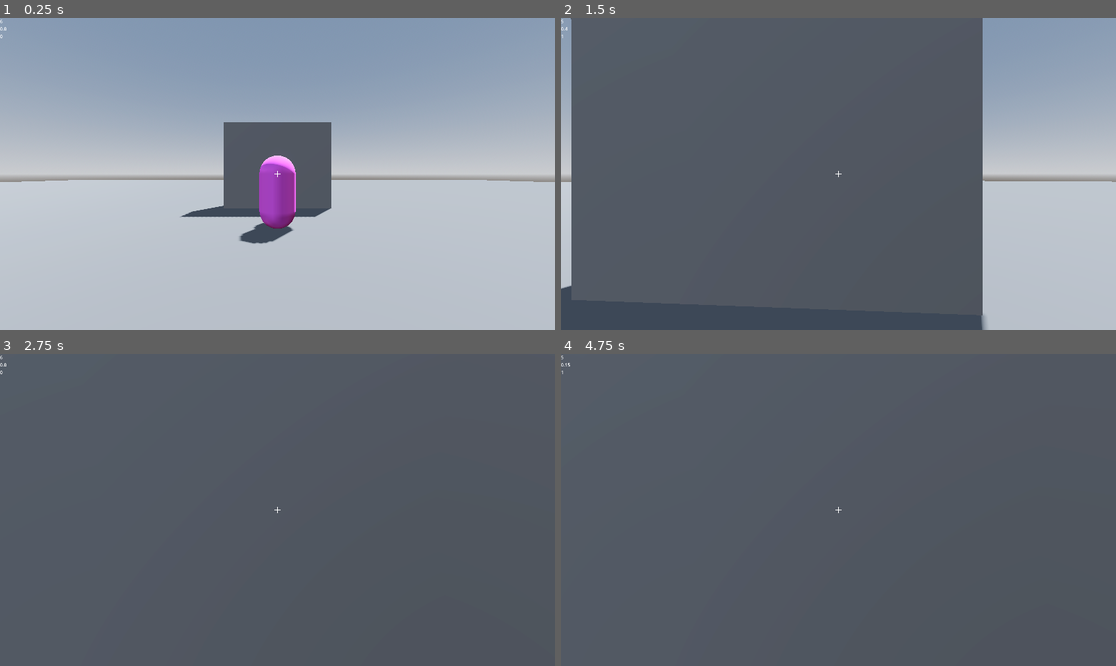
Above: before the commit, frames 1-4 (two rows, left to right).
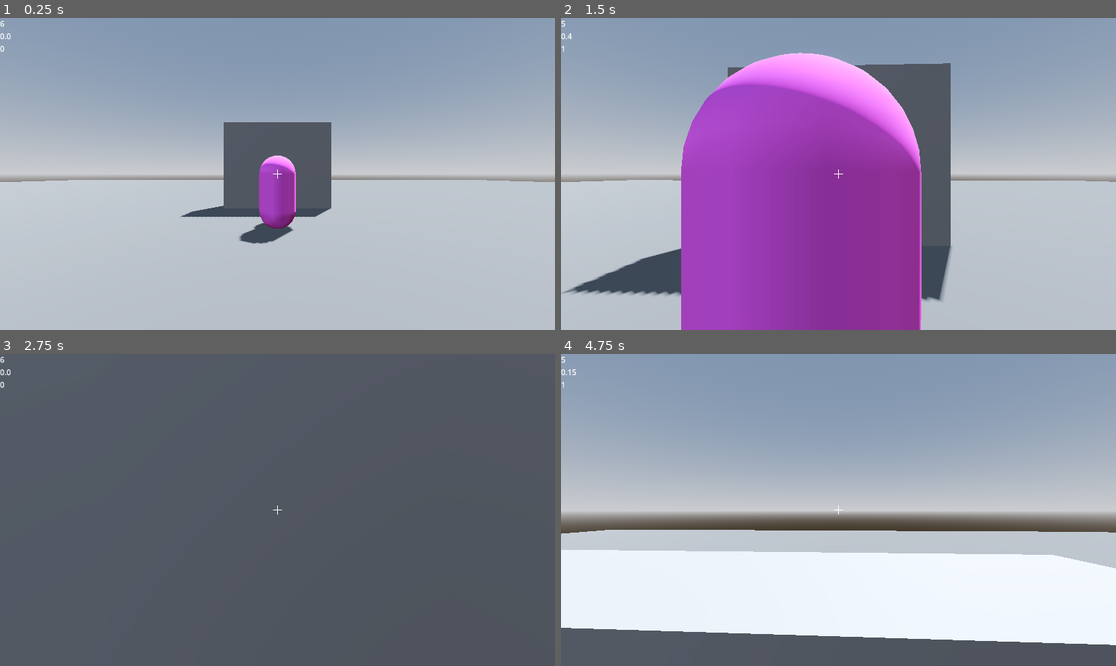
Above: after the commit, the same moments.

Repository: c-dez/playground
Game: Godot game, scene res://scenes/levels/test_level.tscn
Same seed, same stepped clock (60 frames per second), same inputs: the game is played once before the commit and once after it.
Inputs (mouse positions are in pixels of both pictures, inside the frame that each line leads up to):
- Up to frame 1 (0.25 s): no input
- Up to frame 2 (1.5 s): tap Enter at 0.5 s; move the mouse to (866, 174) at 0.52 s; hold W (forward) from 0.53 s (still down); click (866, 174) at 0.6 s; move the mouse to (810, 174) at 1.27 s; tap R (r_key) at 1.35 s
- Up to frame 3 (2.75 s): keep holding W (forward); tap Space (space) at 2 s; move the mouse to (288, 503) at 2.02 s; right-click (288, 503) at 2.1 s
- Up to frame 4 (4.75 s): keep holding W (forward); move the mouse to (832, 516) at 2.77 s; tap Space (space) at 2.85, 4.25 s; tap Enter at 3.5 s; move the mouse to (877, 513) at 3.52 s; click (877, 513) at 3.6 s; move the mouse to (794, 506) at 4.27 s; tap R (r_key) at 4.35 s

The runs differ from the first frame. In frame 1, less than 0.1% of the frame differs, in the area x 0-51%, y 0-52%; in frame 2, 68%; in frame 3, less than 0.1%; in frame 4, 90%, in the area x 0-100%, y 0-94%.

Commit message:
agregado resources para stats

Diff:
--- a/project.godot
+++ b/project.godot
@@ -18,11 +18,6 @@
 [autoload]
 
 PlayerInput="*res://globals/player_input.gd"
-
-[display]
-
-window/size/viewport_width=1920
-window/size/viewport_height=1080
 
 [input]
 
--- /dev/null
+++ b/resources/character_stats.gd
@@ -0,0 +1,17 @@
+extends Resource
+class_name CharacterStats
+
+@export var health: int = 1
+@export var move_speed: float =1
+@export var jump_force: float = 1
+
+# func _init(
+# i_health: int = 1,
+# i_move_speed: float = 1.0,
+# i_jump_force: float = 1.0
+# ) -> void:
+
+#     health = i_health
+#     move_speed = i_move_speed
+#     jump_force = i_jump_force
+#     pass
--- /dev/null
+++ b/resources/character_stats.tres
@@ -0,0 +1,8 @@
+[gd_resource type="Resource" script_class="CharacterStats" load_steps=2 format=3 uid="uid://d3ens34bd4i48"]
+
+[ext_resource type="Script" uid="uid://b86pfxkk0k6e8" path="res://resources/character_stats.gd" id="1_nusmv"]
+
+[resource]
+script = ExtResource("1_nusmv")
+health = 11
+move_speed = 5.0
--- /dev/null
+++ b/resources/player_stats.tres
@@ -0,0 +1,9 @@
+[gd_resource type="Resource" script_class="CharacterStats" load_steps=2 format=3 uid="uid://dqxje8dl7krao"]
+
+[ext_resource type="Script" uid="uid://b86pfxkk0k6e8" path="res://resources/character_stats.gd" id="1_wld0n"]
+
+[resource]
+script = ExtResource("1_wld0n")
+health = 100
+move_speed = 8.0
+jump_force = 5.0
--- a/scenes/player/player.gd
+++ b/scenes/player/player.gd
@@ -2,8 +2,8 @@
 ## Controla el movimiento de Player
 class_name PlayerBody
 
-@export var speed: float = 8.0
-@export var jump_velocity: float = 4.5
+
+@export var stats: CharacterStats
 
 
 func _ready() -> void:
@@ -24,15 +24,15 @@
 
 func jump() -> void:
 	if PlayerInput.jump_input_buffered() and is_on_floor():
-		velocity.y = jump_velocity
+		velocity.y = stats.jump_force
 
 
 func move() -> void:
 	var input_dir := PlayerInput.direction()
 	var direction := (transform.basis * Vector3(input_dir.x, 0, input_dir.y)).normalized()
 	if direction:
-		velocity.x = direction.x * speed
-		velocity.z = direction.z * speed
+		velocity.x = direction.x * stats.move_speed
+		velocity.z = direction.z * stats.move_speed
 	else:
-		velocity.x = move_toward(velocity.x, 0, speed)
-		velocity.z = move_toward(velocity.z, 0, speed)
+		velocity.x = move_toward(velocity.x, 0, stats.move_speed)
+		velocity.z = move_toward(velocity.z, 0, stats.move_speed)
--- a/scenes/player/player.tscn
+++ b/scenes/player/player.tscn
@@ -1,7 +1,8 @@
-[gd_scene load_steps=9 format=3 uid="uid://c4yas41fxgspe"]
+[gd_scene load_steps=10 format=3 uid="uid://c4yas41fxgspe"]
 
 [ext_resource type="Script" uid="uid://7tqgmjjd126m" path="res://scenes/player/player.gd" id="1_8afob"]
 [ext_resource type="Script" uid="uid://wg55cpxvjljq" path="res://scenes/player/camera.gd" id="2_dovo2"]
+[ext_resource type="Resource" uid="uid://dqxje8dl7krao" path="res://resources/player_stats.tres" id="2_p47bc"]
 [ext_resource type="Script" uid="uid://bfdcs8j8pu05q" path="res://scenes/player/control.gd" id="3_gmlin"]
 [ext_resource type="Script" uid="uid://yowwp0hkig27" path="res://scenes/player/shooting_manager.gd" id="5_p47bc"]
 
@@ -17,6 +18,7 @@
 
 [node name="Player" type="CharacterBody3D" groups=["player"]]
 script = ExtResource("1_8afob")
+stats = ExtResource("2_p47bc")
 
 [node name="CollisionShape3D" type="CollisionShape3D" parent="."]
 shape = SubResource("CapsuleShape3D_x7p2l")
@@ -32,10 +34,13 @@
 
 [node name="CrossHair" type="Control" parent="HUD"]
 layout_mode = 3
+anchors_preset = 8
 anchor_left = 0.5
 anchor_top = 0.5
 anchor_right = 0.5
 anchor_bottom = 0.5
+grow_horizontal = 2
+grow_vertical = 2
 script = ExtResource("3_gmlin")
 metadata/_edit_lock_ = true
 
--- a/scenes/test/enemy/base_enemy.gd
+++ b/scenes/test/enemy/base_enemy.gd
@@ -1,4 +1,11 @@
 extends CharacterBody3D
 class_name BaseEnemy
 
-@onready var stats:Stats = get_node('Stats')
+
+@export var res: CharacterStats
+
+# @export var test = res.health
+
+func _ready() -> void:
+	# res.health = 69
+	print(res.health)
--- a/scenes/test/enemy/base_enemy.tscn
+++ b/scenes/test/enemy/base_enemy.tscn
@@ -1,7 +1,7 @@
 [gd_scene load_steps=8 format=3 uid="uid://chu8vp1yer2k5"]
 
 [ext_resource type="Script" uid="uid://ci66lxruug28i" path="res://scenes/test/enemy/base_enemy.gd" id="1_qqvrw"]
-[ext_resource type="Script" uid="uid://b141mvbnbln2f" path="res://scenes/test/enemy/stats.gd" id="1_xcvv6"]
+[ext_resource type="Resource" uid="uid://d3ens34bd4i48" path="res://resources/character_stats.tres" id="2_6q32q"]
 [ext_resource type="Script" uid="uid://bejvbec8cnnsf" path="res://scenes/test/enemy/state_machine.gd" id="3_6q32q"]
 
 [sub_resource type="CapsuleShape3D" id="CapsuleShape3D_8oodc"]
@@ -17,6 +17,7 @@
 
 [node name="BaseEnemy" type="CharacterBody3D" groups=["enemy"]]
 script = ExtResource("1_qqvrw")
+res = ExtResource("2_6q32q")
 
 [node name="CollisionShape3D" type="CollisionShape3D" parent="."]
 shape = SubResource("CapsuleShape3D_8oodc")
@@ -28,9 +29,6 @@
 transform = Transform3D(1, 0, 0, 0, 1, 0, 0, 0, 1, 0, 0, -0.42)
 mesh = SubResource("BoxMesh_vca5d")
 
-[node name="Stats" type="Node" parent="."]
-script = ExtResource("1_xcvv6")
-
 [node name="NavigationAgent3D" type="NavigationAgent3D" parent="."]
 
 [node name="StateMachine" type="Node" parent="."]
--- a/scenes/test/enemy/state_machine.gd
+++ b/scenes/test/enemy/state_machine.gd
@@ -42,7 +42,7 @@
 			var destination = nav.get_next_path_position()
 			var direction = destination - parent.global_position
 			direction = direction.normalized()
-			parent.velocity = direction * parent.stats.speed
+			parent.velocity = direction * parent.res.move_speed
 			var player_position = Vector3(player.global_position.x, parent.global_position.y, player.global_position.z)
 			parent.look_at(player_position)
 			parent.move_and_slide()
--- a/scenes/test/enemy/stats.gd
+++ /dev/null
@@ -1,6 +0,0 @@
-extends Node
-class_name Stats
-## varios stats para enemigos
-
-@export var health:int = 100
-var speed:float = 5.0
Not shown, added: resources/character_stats.gd.uid
Not shown, removed: scenes/test/enemy/stats.gd.uid
